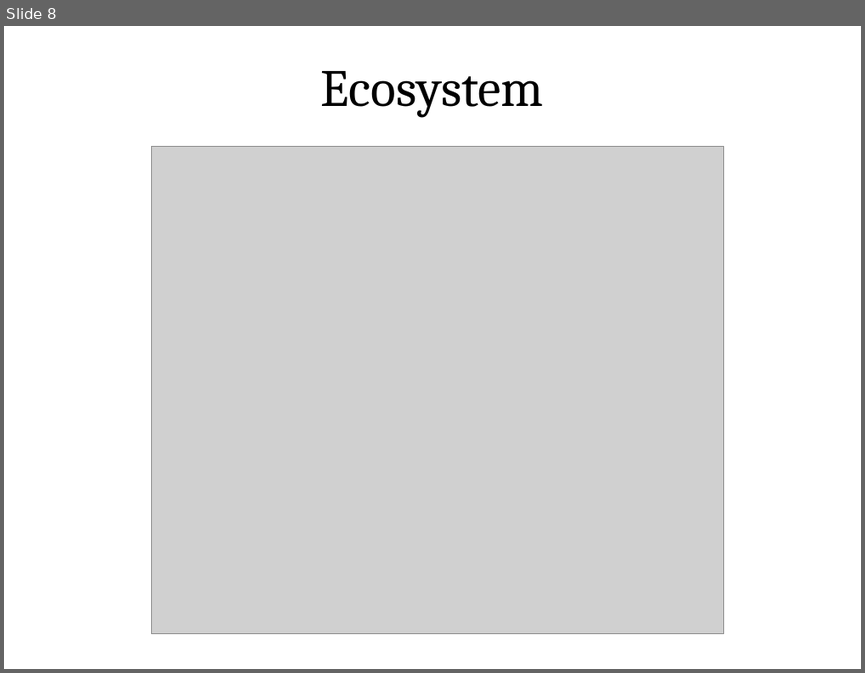
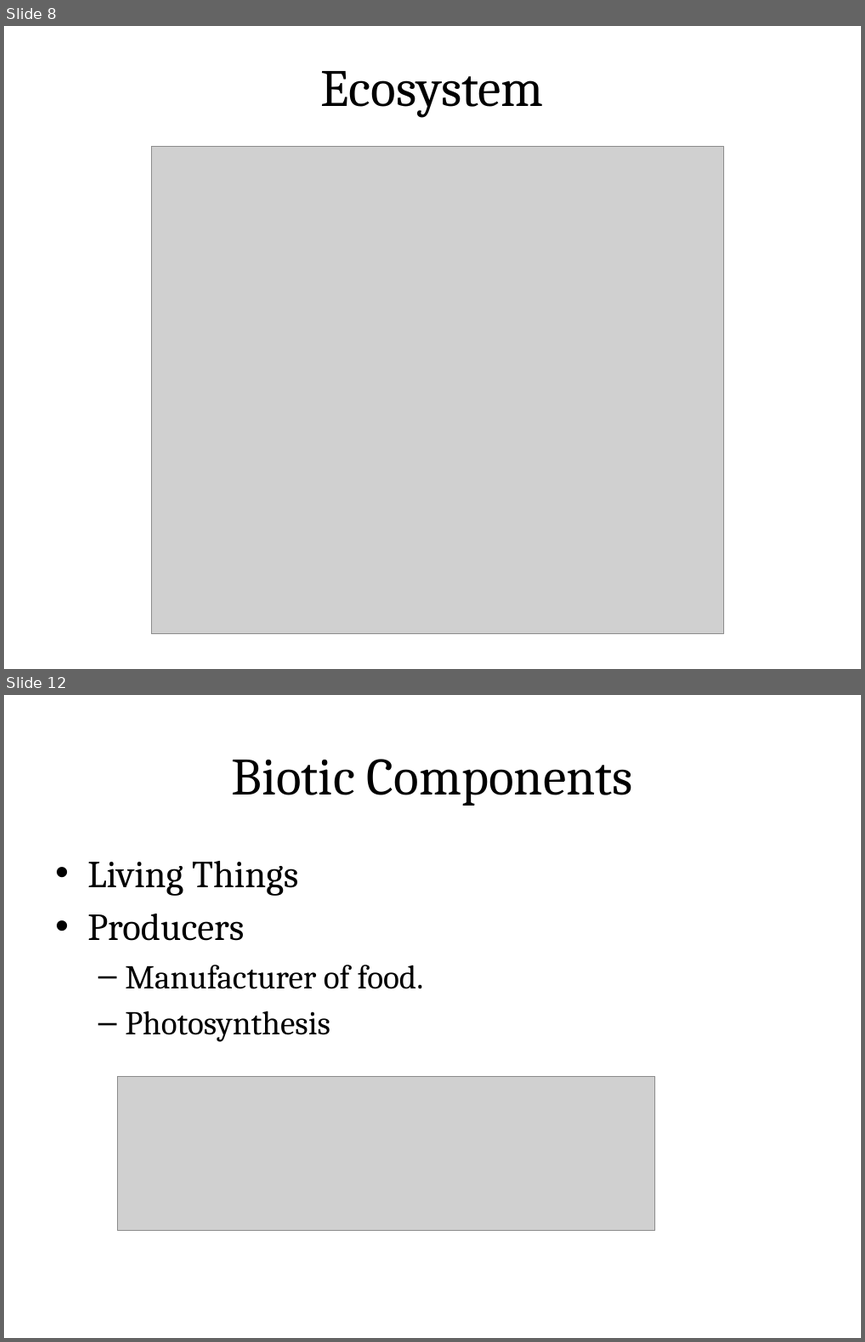
Before and after one commit to rajasekaran36/GE8291-Environmental-Science-and-Engineering, a slide deck: Slides/GE8291-U1.pptx. Shown one above the other, each under a label of ours: slide 8 before the commit, slides 8 and 12 after it; the slides between them are not shown. The pictures are 865x673 and 865x1342 pixels, drawn with LibreOffice and Linux fonts; fonts in the diff are those of the drawing; grey boxes stand for pictures. Boxes give left, top, right and bottom in pixels: in the first picture for what was removed or moved away, otherwise in the second. Text is boxed around its words. In the diff, an @@ line names an element or a change of style, - is before the commit and + after.

```diff
--- a/Slides/GE8291-U1.pptx
+++ b/Slides/GE8291-U1.pptx
@@ slide 12 added at (4,695,861,1338), background #FFFFFF @@
@@ title added at (46,721,818,828), fill gradient #DAFDA7 to #E4FCC2 to #F5FFE7, outline #98B955 0.75 pt, 44 pt, text #000000 @@
+Biotic Components
@@ text added at (87,861,424,1042), 28 pt, text #000000 @@
+• Living Things
+• Producers
+  – Manufacturer of food.
+  – Photosynthesis
@@ picture added at (118,1077,655,1230) @@
```
Also in this commit, not shown: 15 other slides added.
